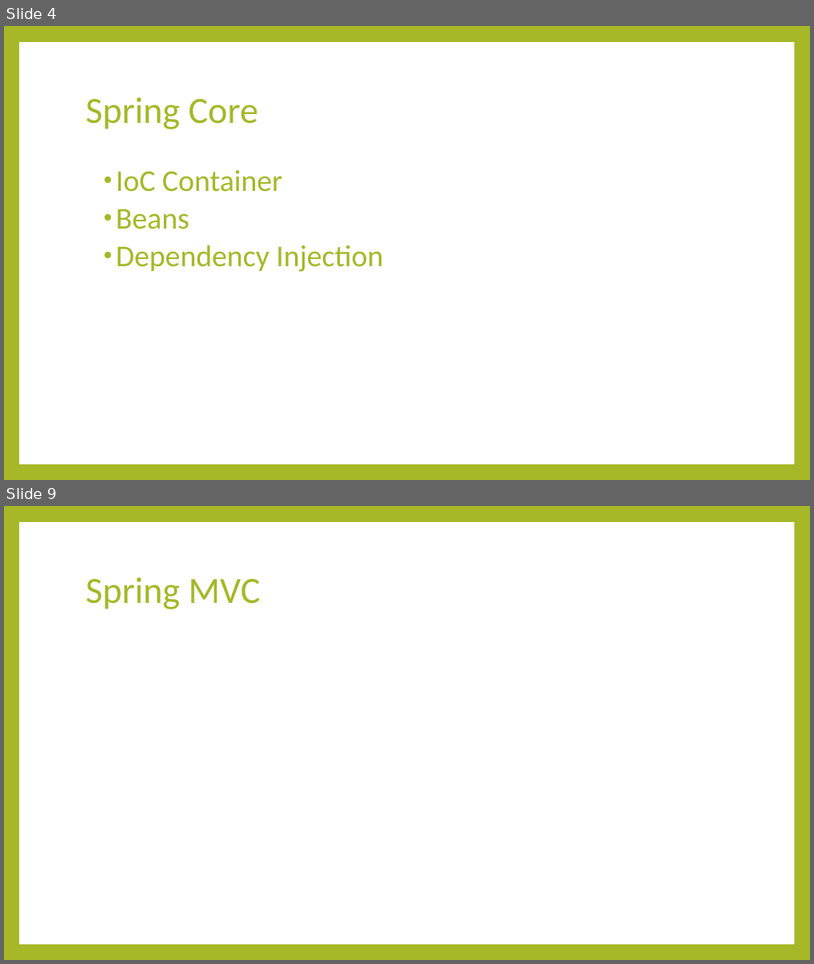
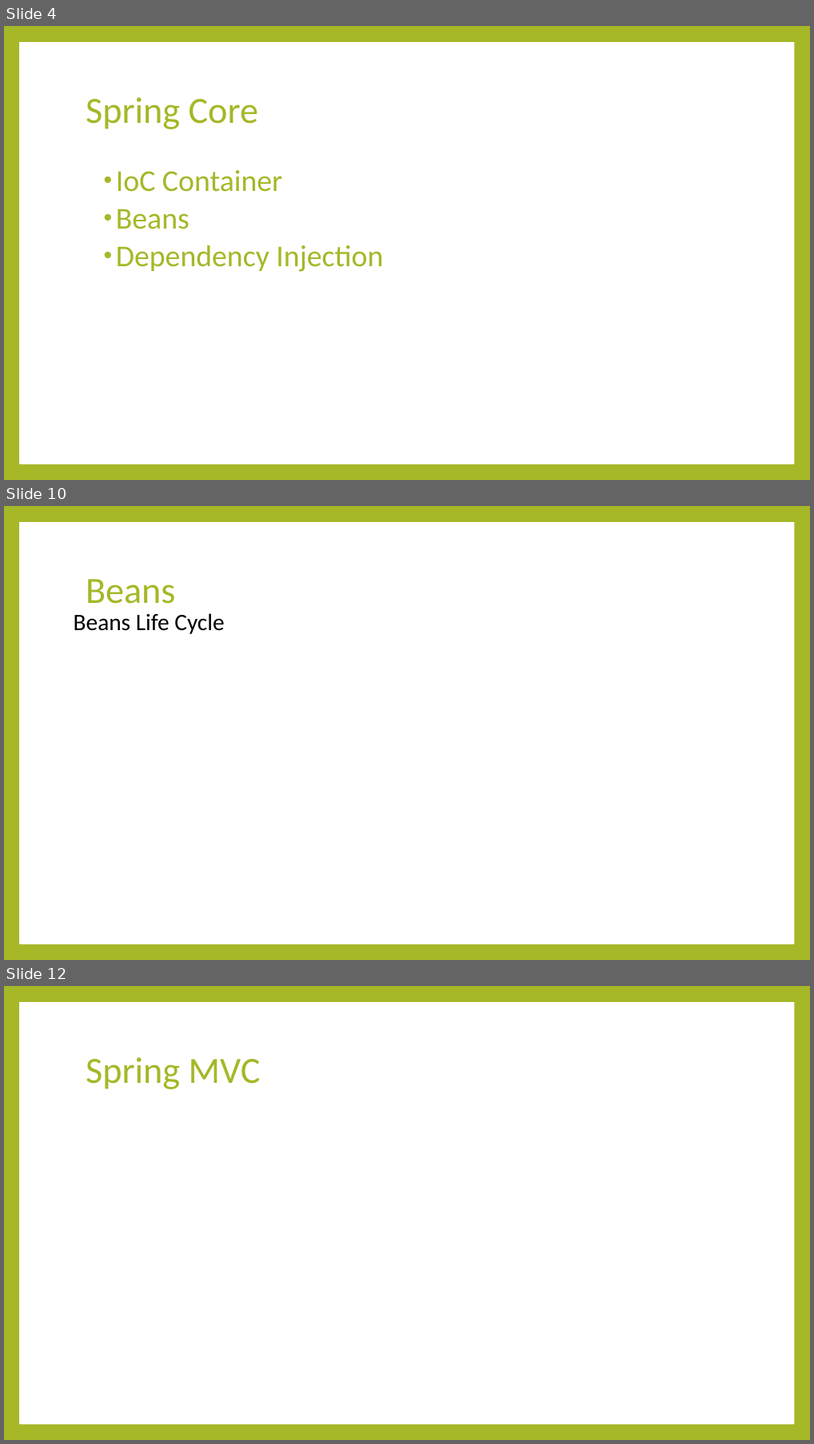
Before and after one commit to thaolt007/spring-doc, a slide deck: Spring.pptx. Shown one above the other, each under a label of ours: slides 4 and 9 before the commit, slides 4, 10 and 12 after it; the slides between them are not shown. The pictures are 814x964 and 814x1444 pixels, drawn with LibreOffice and Linux fonts; fonts in the diff are those of the drawing. Boxes give left, top, right and bottom in pixels: in the first picture for what was removed or moved away, otherwise in the second. Text is boxed around its words. In the diff, an @@ line names an element or a change of style, - is before the commit and + after.

```diff
--- a/Spring.pptx
+++ b/Spring.pptx
@@ slide 10 added at (x1=4, y1=506, x2=810, y2=960), background #A6B727; not listed: 1 template element that a slide beside it also shows @@
@@ title added at (x1=86, y1=579, x2=175, y2=604), 44 pt, text #A6B727 @@
+Beans
@@ text added at (x1=74, y1=613, x2=224, y2=634), 28 pt, text #000000 @@
+Beans Life Cycle
@@ what was slide 9 is now slide 12 @@
```
Also in this commit, not shown: 5 slides changed, 2 other slides added.
